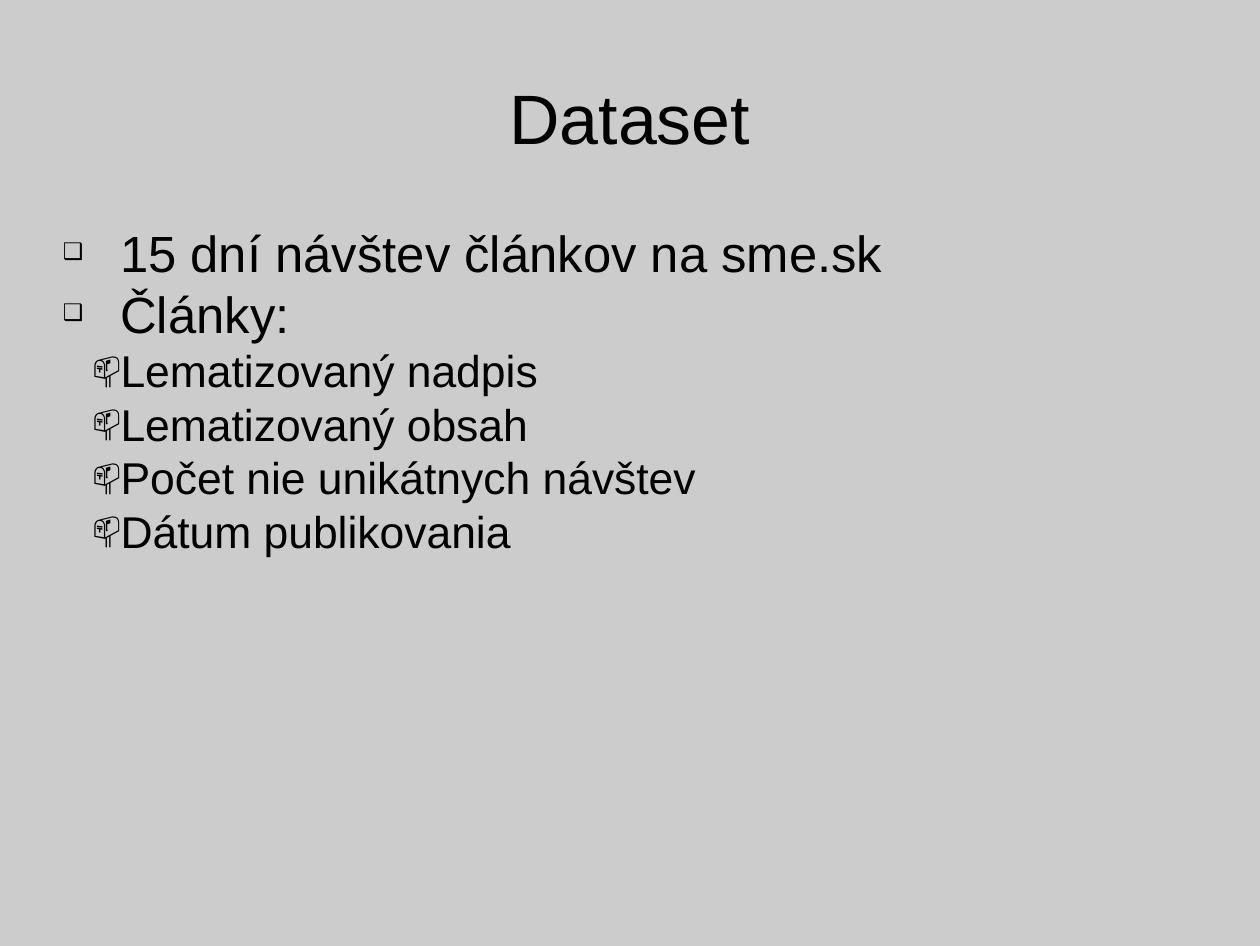
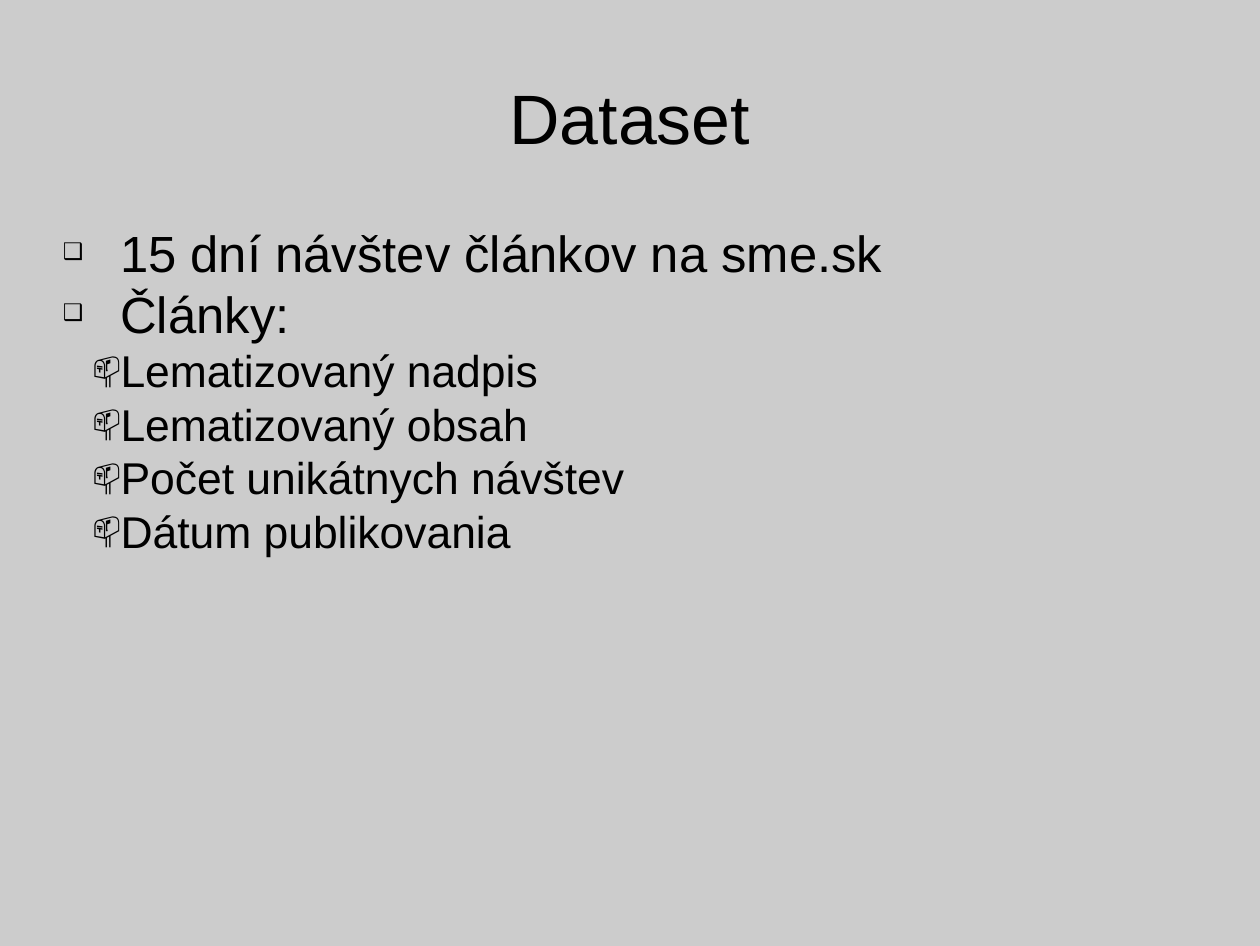
Before and after one commit to PeterUherek/objavovanie, a slide deck: slide 2 of prezentacia.pptx. Drawn at 1260x946 pixels with LibreOffice and Linux fonts; fonts in the diff are those of the drawing. Boxes give left, top, right and bottom in pixels: in the first picture for what was removed or moved away, otherwise in the second. Text is boxed around its words. In the diff, an @@ line names an element or a change of style, - is before the commit and + after.

```diff
--- a/prezentacia.pptx
+++ b/prezentacia.pptx
@@ text at [121,461,624,503]: text changed @@
-  📫 Počet nie unikátnych návštev
+  📫 Počet unikátnych návštev
```
Also in this commit, not shown: 4 other slides changed, 2 other files.
